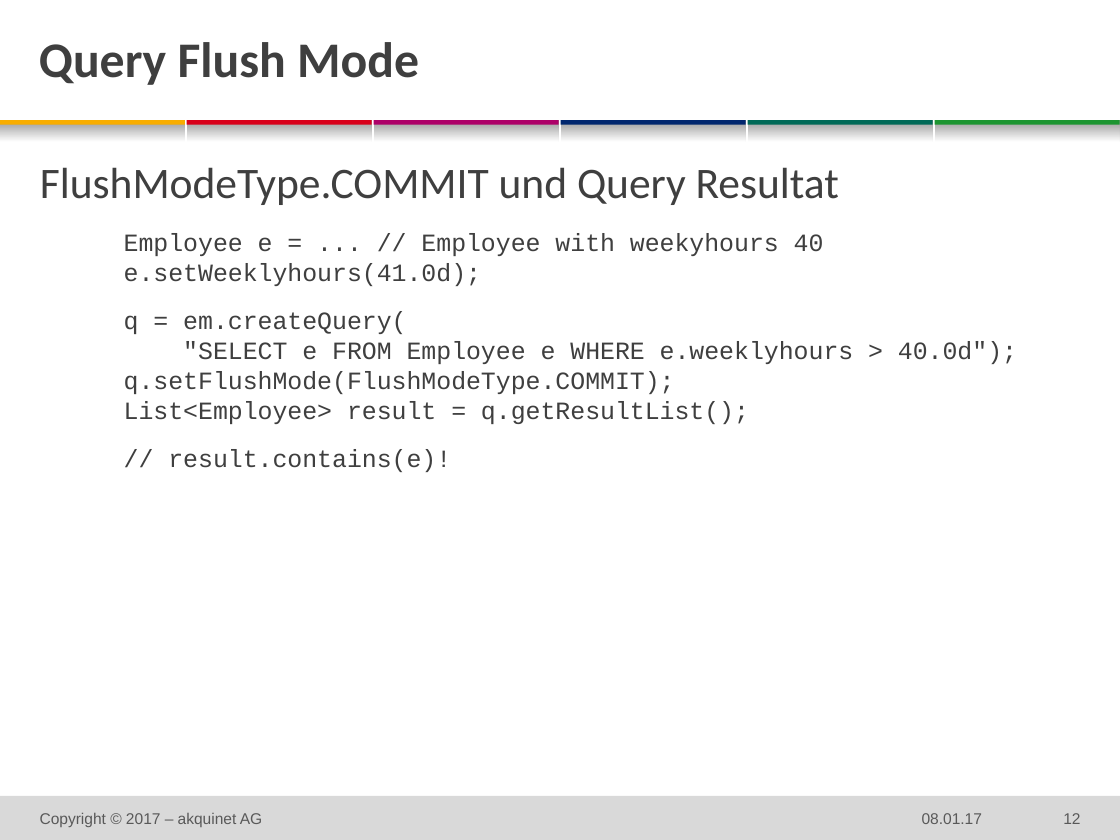
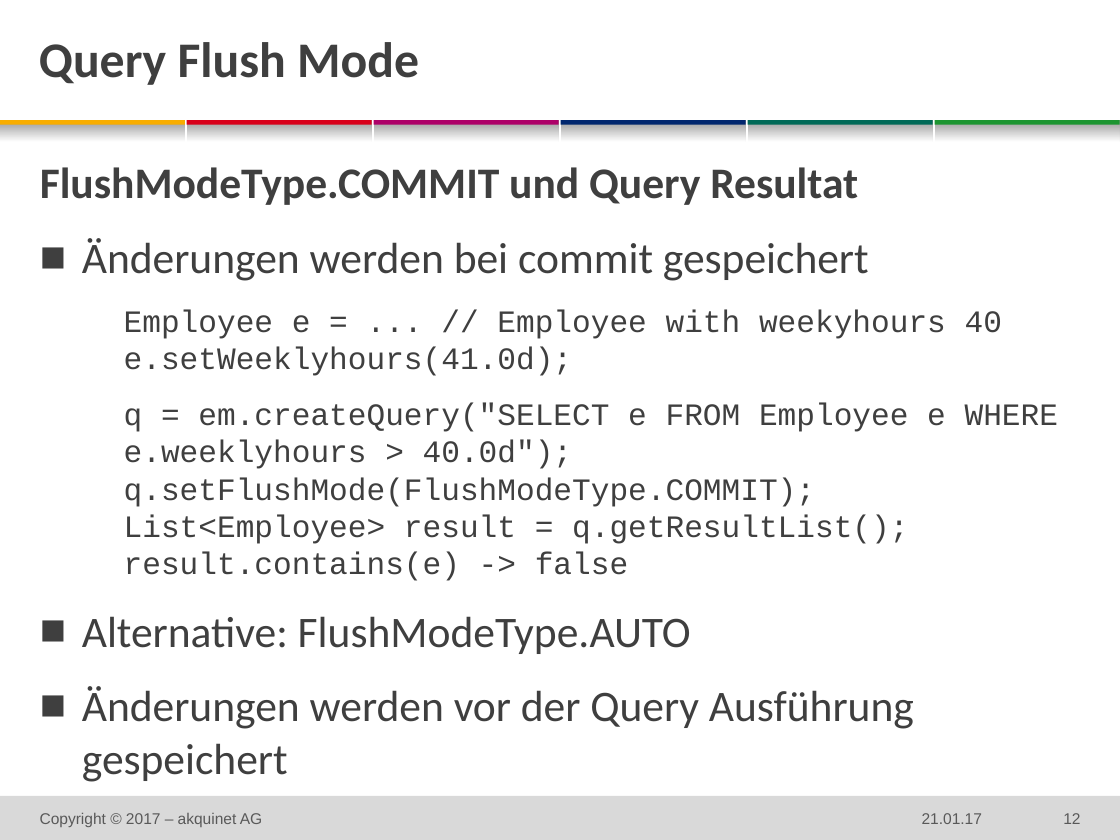
Before and after one commit to techatspree/jpapitfalls, a slide deck: slide 12 of 2016-xx-xx DF JPA Pitfalls.pptx. Drawn at 1120x840 pixels with LibreOffice and Linux fonts; fonts in the diff are those of the drawing; background and template pictures are left out. Boxes give left, top, right and bottom in pixels: in the first picture for what was removed or moved away, otherwise in the second. Text is boxed around its words. In the diff, an @@ line names an element or a change of style, - is before the commit and + after.

```diff
--- a/2016-xx-xx DF JPA Pitfalls.pptx
+++ b/2016-xx-xx DF JPA Pitfalls.pptx
@@ text at bbox=[40, 167, 1002, 376]: bold on in "FlushModeType.COMMIT und Query Resultat"; size 16 to 20 pt in "Employee e = ... // Employee with ..." @@
@@ text at bbox=[82, 238, 869, 281]: paragraph added @@
+  ■ Änderungen werden bei commit gespeichert
@@ text at bbox=[82, 403, 1058, 782]: text changed; size 16 to 20 pt @@
-    q = em.createQuery(
-    "SELECT e FROM Employee e WHERE e.weeklyhours > 40.0d");
-    q.setFlushMode(FlushModeType.COMMIT);
-    List<Employee> result = q.getResultList();
-    // result.contains(e)!
+    q = em.createQuery("SELECT e FROM Employee e WHERE e.weeklyhours > 40.0d");
+    q.setFlushMode(FlushModeType.COMMIT);
+    List<Employee> result = q.getResultList();
+    result.contains(e) -> false
+  ■ Alternative: FlushModeType.AUTO
+  ■ Änderungen werden vor der Query Ausführung gespeichert
@@ text at bbox=[922, 813, 982, 824]: text changed @@
-08.01.17
+21.01.17
```
Also in this commit, not shown: 16 other slides changed, 1 other file.
